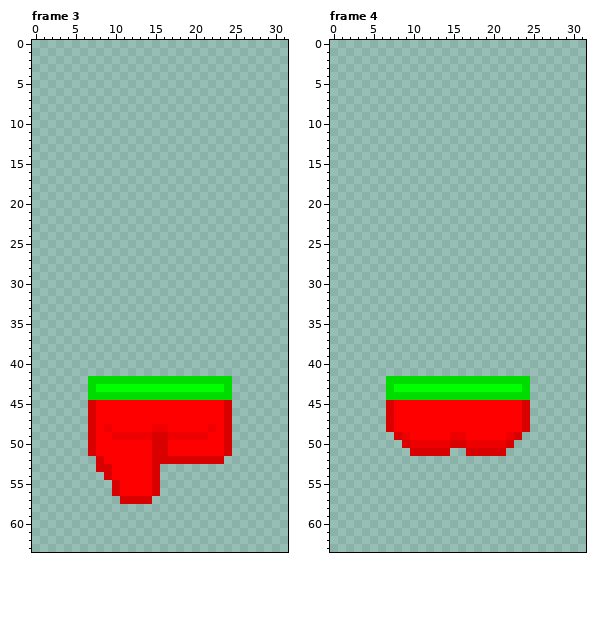
Pixel-art file, stored at Assets/Resources/Clothes/Legs Back.aseprite. That is the earlier state.
32x64 pixels, 4 frames. Shown: frame 3, frame 4. The commit also changed other frames, which this record leaves out.
Once edited:
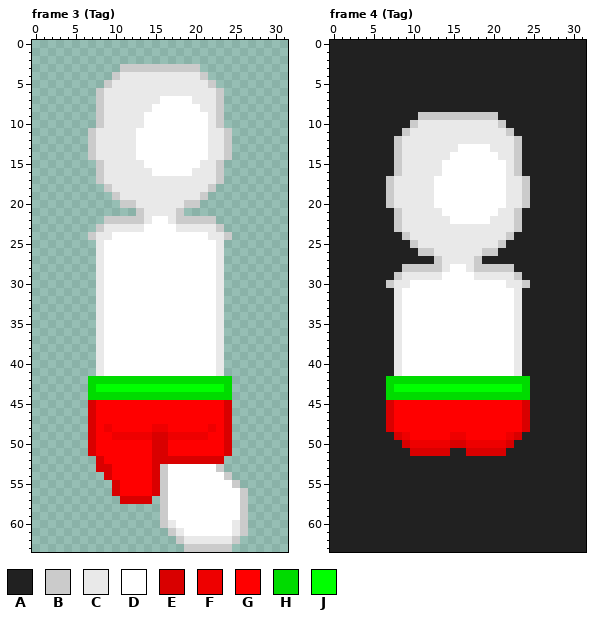
Palette (. is transparent): A #212121  B #cbcbcb  C #e9e9e9  D #ffffff  E #d90000  F #ee0000  G #ff0000  H #00db00  J #00ff00
From old to new:
layer "Layer 1" now shown
Frame 3 (Tag), layer "Layer 1":
y 3: x 11..20 .......... -> BBBBBBBBBB
y 4: x 10..21 ............ -> BCCCCCCCCCCB
y 5: x 9..22 .............. -> BCCCCCCCCCCCCB
y 6: x 8..23 ................ -> BCCCCCCCCCCCCCCB
y 7: x 8..23 ................ -> BCCCCCCCDDDDCCCB
y 8: x 8..23 ................ -> BCCCCCCDDDDDDCCB
y 9..10: x 8..23 ................ -> BCCCCCDDDDDDDDCB
y 11..14: x 7..24 .................. -> BCCCCCDDDDDDDDDCCB
y 15: x 8..23 ................ -> BCCCCCDDDDDDDCCB
y 16: x 8..23 ................ -> BCCCCCCDDDDDCCCB
y 17: x 8..23 ................ -> BCCCCCCCCCCCCCCB
y 18: x 9..22 .............. -> BCCCCCCCCCCCCB
y 19: x 10..21 ............ -> BCCCCCCCCCCB
y 20: x 11..20 .......... -> BBCCCCCCBB
y 21: x 13..18 ...... -> BCCCCB
y 22: x 9..22 .............. -> BBBBBCDDCBBBBB
y 23: x 8..23 ................ -> BCCCCCDDDDCCCCCB
y 24: x 7..24 .................. -> BCCDDDDDDDDDDDDCCB
y 25..41: x 8..23 ................ -> CDDDDDDDDDDDDDDC
y 53: x 16..23 ........ -> BDDDDDDB
y 54: x 16..24 ......... -> BDDDDDDDB
y 55: x 16..25 .......... -> BDDDDDDDDB
y 56..59: x 16..26 ........... -> BDDDDDDDDDB
y 60: x 16..26 ........... -> BCDDDDDDDCB
y 61: x 17..26 .......... -> BCDDDDDDCB
y 62: x 18..25 ........ -> BCCCCCCB
y 63: x 19..24 ...... -> BBBBBB
Frame 4 (Tag), layer "Layer 1":
y 0..8: x 0..31 ................................ -> AAAAAAAAAAAAAAAAAAAAAAAAAAAAAAAA
y 9: x 0..31 ................................ -> AAAAAAAAAAABBBBBBBBBBAAAAAAAAAAA
y 10: x 0..31 ................................ -> AAAAAAAAAABCCCCCCCCCCBAAAAAAAAAA
y 11: x 0..31 ................................ -> AAAAAAAAABCCCCCCCCCCCCBAAAAAAAAA
y 12: x 0..31 ................................ -> AAAAAAAABCCCCCCCCCCCCCCBAAAAAAAA
y 13: x 0..31 ................................ -> AAAAAAAABCCCCCCCDDDDCCCBAAAAAAAA
y 14: x 0..31 ................................ -> AAAAAAAABCCCCCCDDDDDDCCBAAAAAAAA
y 15..16: x 0..31 ................................ -> AAAAAAAABCCCCCDDDDDDDDCBAAAAAAAA
y 17..20: x 0..31 ................................ -> AAAAAAABCCCCCDDDDDDDDDCCBAAAAAAA
y 21: x 0..31 ................................ -> AAAAAAAABCCCCCDDDDDDDCCBAAAAAAAA
y 22: x 0..31 ................................ -> AAAAAAAABCCCCCCDDDDDCCCBAAAAAAAA
y 23: x 0..31 ................................ -> AAAAAAAABCCCCCCCCCCCCCCBAAAAAAAA
y 24: x 0..31 ................................ -> AAAAAAAAABCCCCCCCCCCCCBAAAAAAAAA
y 25: x 0..31 ................................ -> AAAAAAAAAABCCCCCCCCCCBAAAAAAAAAA
y 26: x 0..31 ................................ -> AAAAAAAAAAABBCCCCCCBBAAAAAAAAAAA
y 27: x 0..31 ................................ -> AAAAAAAAAAAAABCCCCBAAAAAAAAAAAAA
y 28: x 0..31 ................................ -> AAAAAAAAABBBBBCDDCBBBBBAAAAAAAAA
y 29: x 0..31 ................................ -> AAAAAAAABCCCCCDDDDCCCCCBAAAAAAAA
y 30: x 0..31 ................................ -> AAAAAAABCCDDDDDDDDDDDDCCBAAAAAAA
y 31..41: x 0..31 ................................ -> AAAAAAAACDDDDDDDDDDDDDDCAAAAAAAA
y 42..48: x 0..6 ....... -> AAAAAAA; x 25..31 ....... -> AAAAAAA
y 49: x 0..7 ........ -> AAAAAAAA; x 24..31 ........ -> AAAAAAAA
y 50: x 0..8 ......... -> AAAAAAAAA; x 23..31 ......... -> AAAAAAAAA
y 51: x 0..9 .......... -> AAAAAAAAAA; x 15..16 .. -> AA; x 22..31 .......... -> AAAAAAAAAA
y 52..63: x 0..31 ................................ -> AAAAAAAAAAAAAAAAAAAAAAAAAAAAAAAA
Pixel boxes of the changes (left, top, right, bottom) in both pictures:
added: (88, 64, 232, 376)
added: (160, 464, 248, 552)
added: (330, 40, 586, 552)
